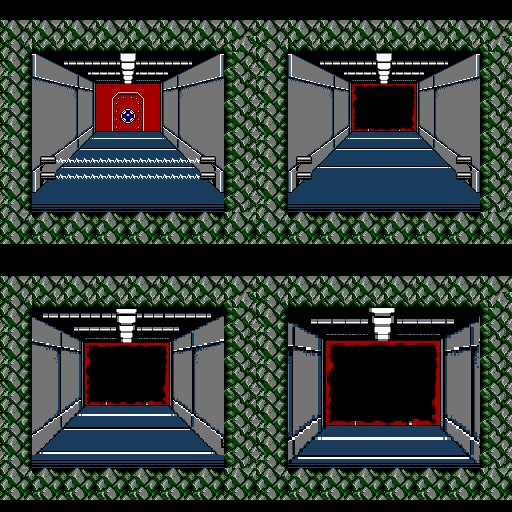
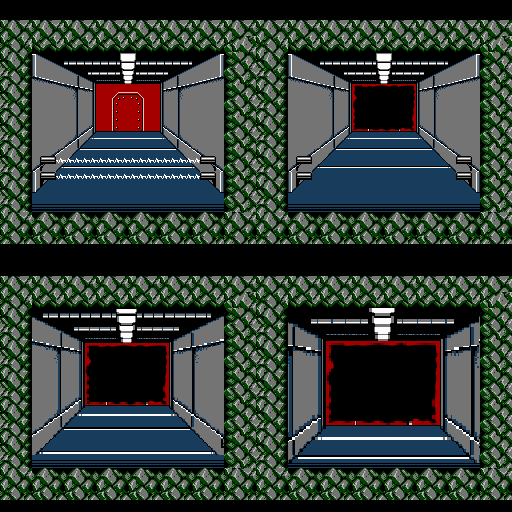
Layered file, before and after one edit (w=512, h=512). Changes by layer:
painted on "Capa pegada #1" over [120, 108, 136, 124]
